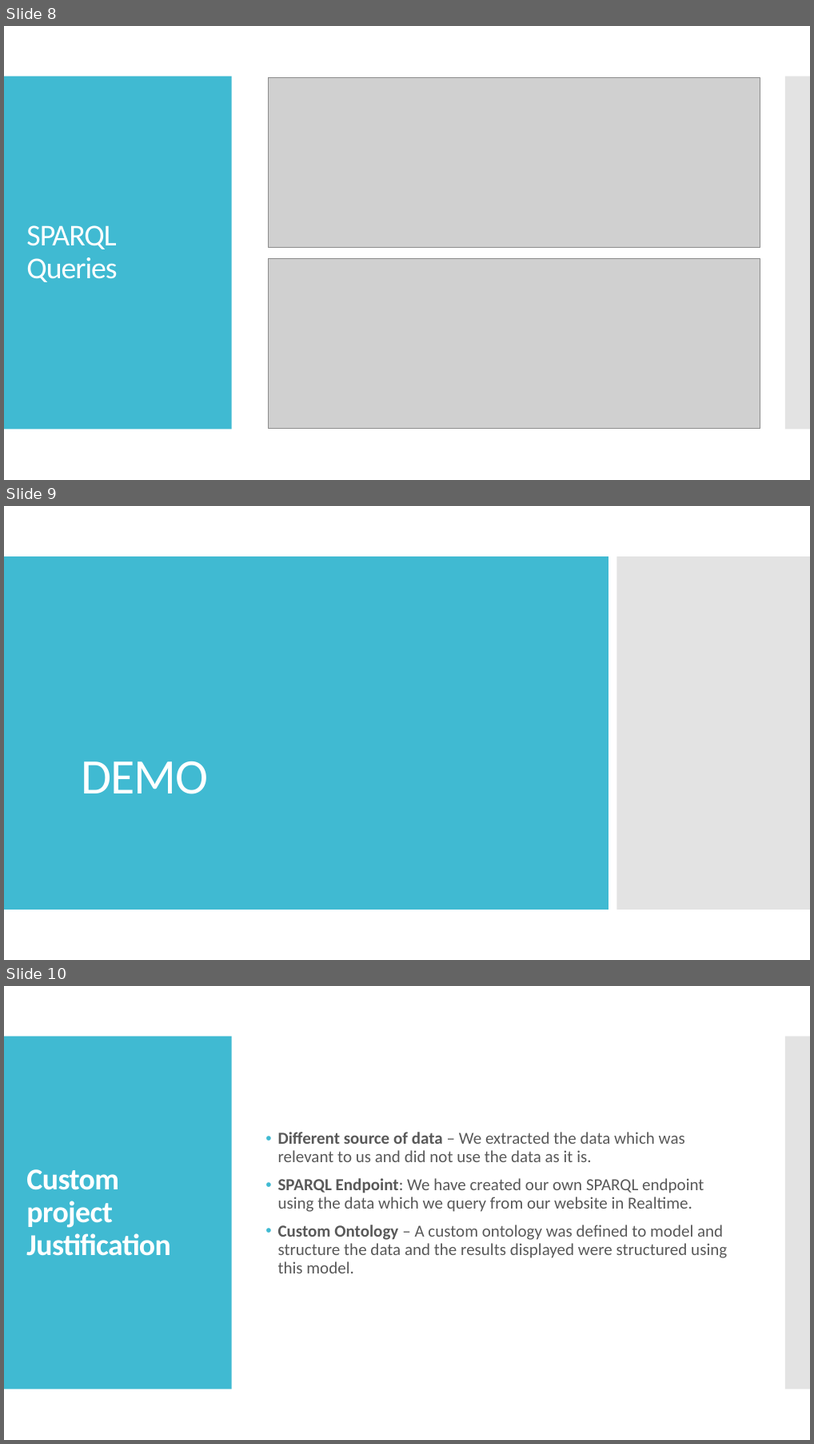
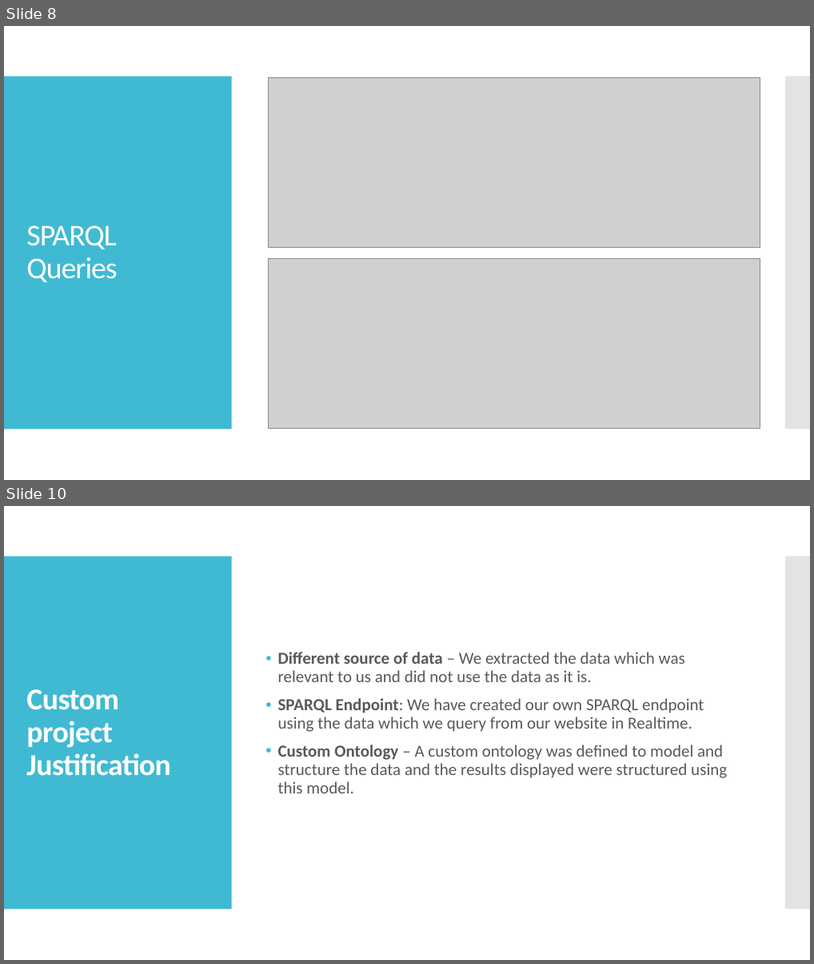
Before and after one commit to sankalpbhandari/SemanticWebProject, a slide deck: Final Presentation - Krishna Arjun.pptx. Shown one above the other, each under a label of ours: slides 8, 9 and 10 before the commit, slides 8 and 10 after it; the slides between them are not shown. The pictures are 814x1444 and 814x964 pixels, drawn with LibreOffice and Linux fonts; fonts in the diff are those of the drawing; grey boxes stand for pictures. Boxes give left, top, right and bottom in pixels: in the first picture for what was removed or moved away, otherwise in the second. Text is boxed around its words. In the diff, an @@ line names an element or a change of style, - is before the commit and + after.

```diff
--- a/Final Presentation - Krishna Arjun.pptx
+++ b/Final Presentation - Krishna Arjun.pptx
@@ slide 9 removed at (4,506,810,960), background #FFFFFF @@
@@ rectangle removed at (4,556,609,909) @@
@@ rectangle removed at (618,556,810,909) @@
@@ title removed at (81,761,208,794) @@
-DEMO
```
Also in this commit, not shown: 1 slide added, 4 other files.
